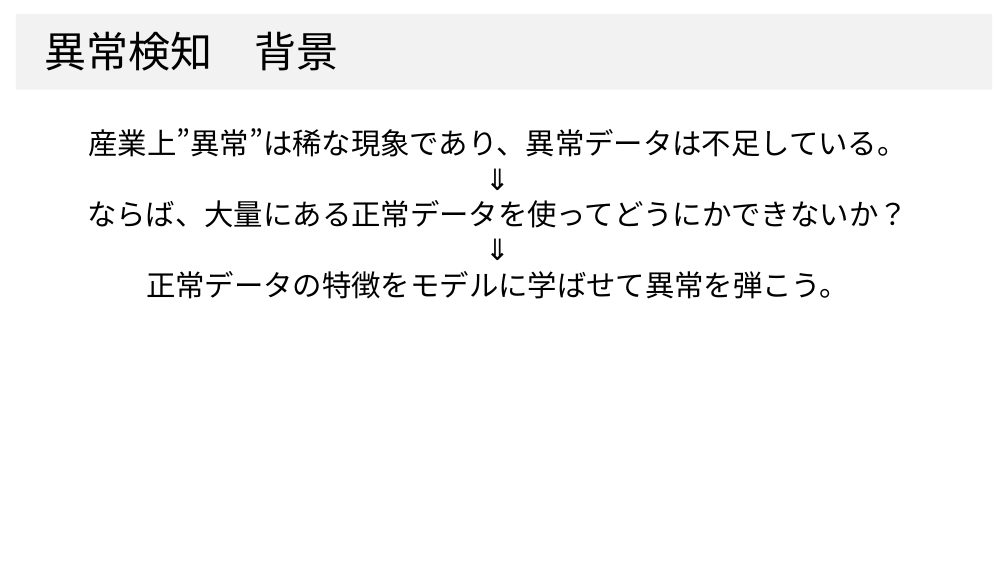
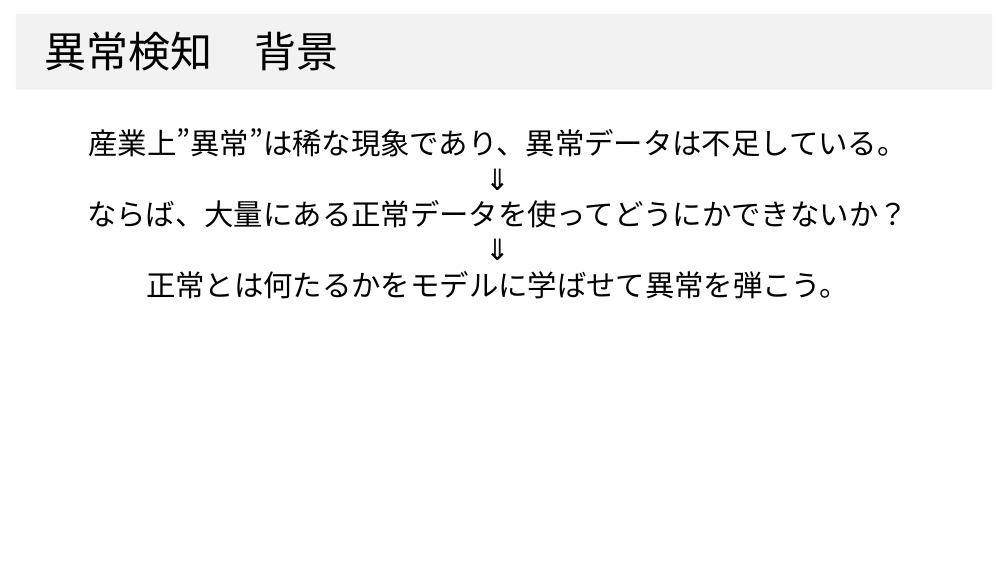
Before and after one commit to dhia-github/haselab-all, a slide deck: slide 3 of 20_発表資料/ゼミ資料/統一モデル_ゼミ資料２.pptx. Drawn at 1008x567 pixels with LibreOffice and Linux fonts; fonts in the diff are those of the drawing; background and template pictures are left out. Boxes give left, top, right and bottom in pixels: in the first picture for what was removed or moved away, otherwise in the second. Text is boxed around its words. In the diff, an @@ line names an element or a change of style, - is before the commit and + after.

```diff
--- a/20_発表資料/ゼミ資料/統一モデル_ゼミ資料２.pptx
+++ b/20_発表資料/ゼミ資料/統一モデル_ゼミ資料２.pptx
@@ text at (x1=146, y1=271, x2=849, y2=299): text changed @@
-正常データの特徴をモデルに学ばせて異常を弾こう。
+正常とは何たるかをモデルに学ばせて異常を弾こう。
```
Also in this commit, not shown: 10 other slides changed, 1 slide added, 2 slides removed.
